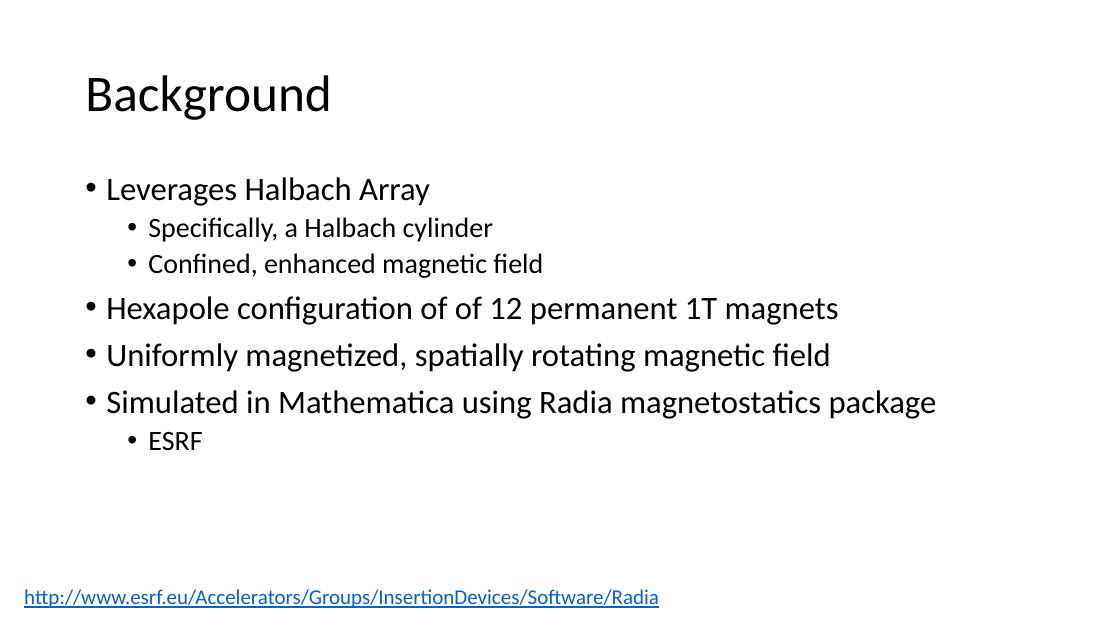
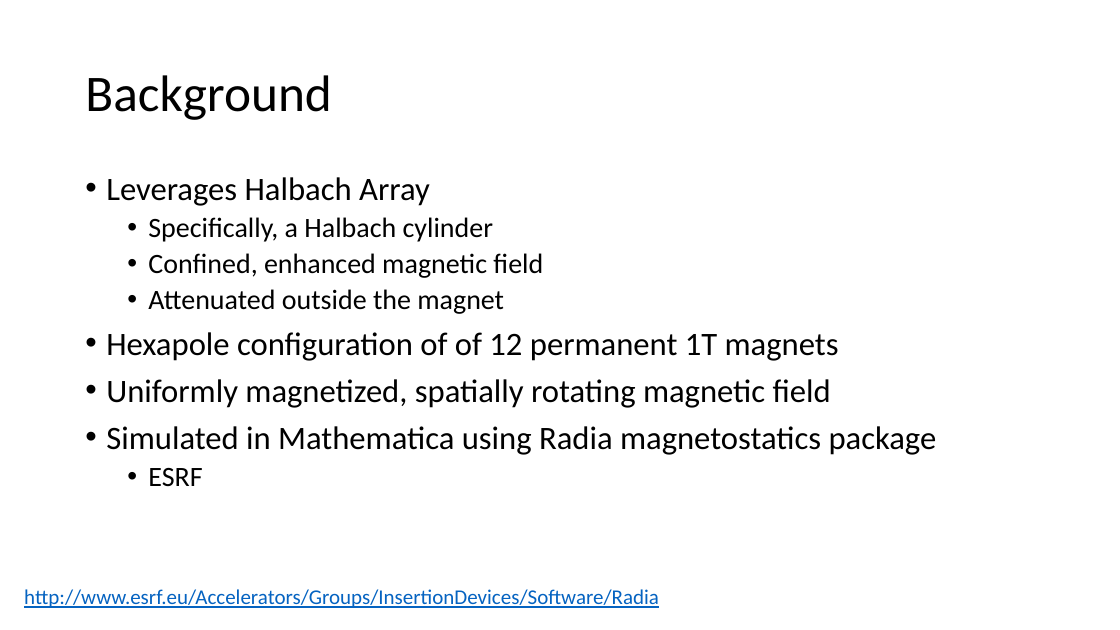
Before and after one commit to Andrew-wi/magnetic_lens, a slide deck: slide 3 of magnetic_lens_monte_carlo/magnetic_lens_jun_18.pptx. Drawn at 1120x630 pixels with LibreOffice and Linux fonts; fonts in the diff are those of the drawing. Boxes give left, top, right and bottom in pixels: in the first picture for what was removed or moved away, otherwise in the second. Text is boxed around its words. In the diff, an @@ line names an element or a change of style, - is before the commit and + after.

```diff
--- a/magnetic_lens_monte_carlo/magnetic_lens_jun_18.pptx
+++ b/magnetic_lens_monte_carlo/magnetic_lens_jun_18.pptx
@@ text at (148, 289, 504, 314): paragraph added @@
+  • Attenuated outside the magnet
```
Also in this commit, not shown: 1 other slide changed, 52 other files.
